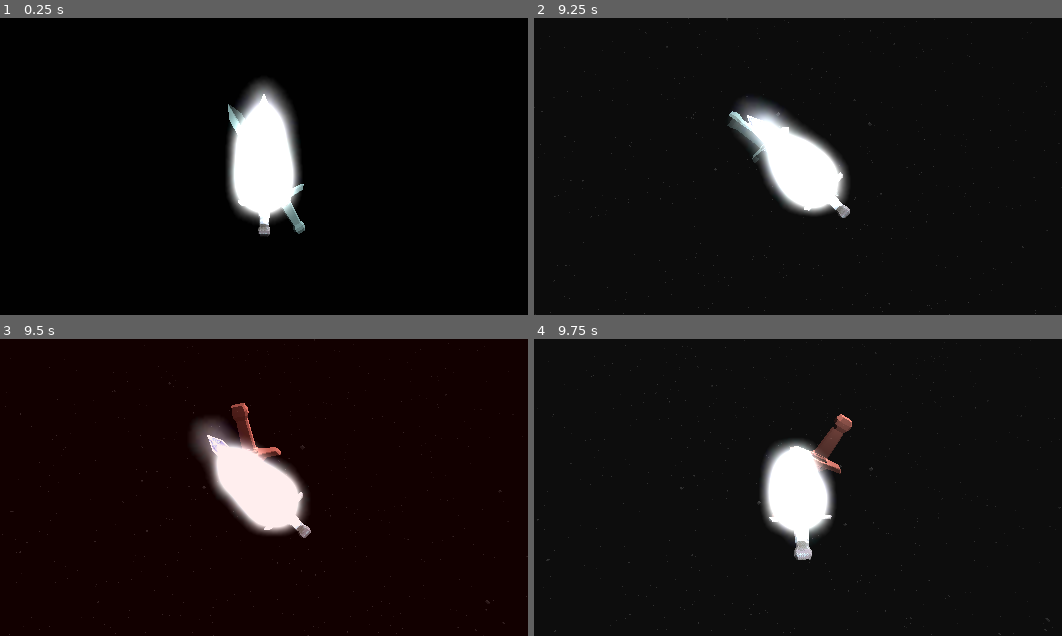
Above: before the commit, frames 1-4 (two rows, left to right).
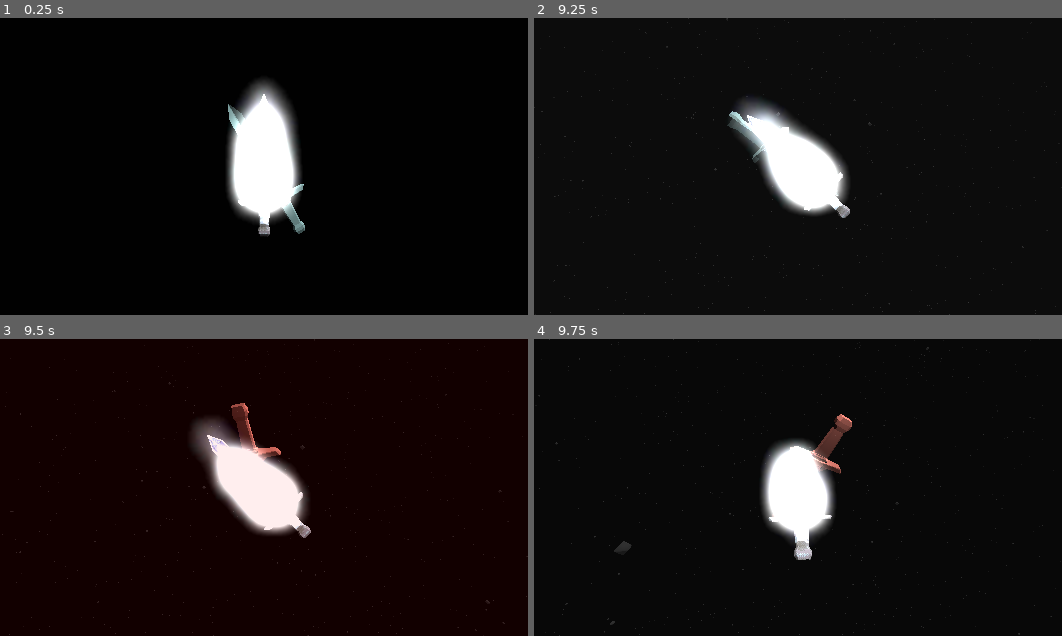
Above: after the commit, the same moments.

Repository: Lukko-Digital/Bladebearer
Game: Godot game, scene res://src/main.tscn
The game is run twice, just before and just after one commit, with the same random seed, the same clock (stepped at 60 frames per second) and the same inputs.
Inputs:
- Up to frame 1 (0.25 s): no input
- Up to frame 2 (9.25 s): hold Space (space) 0.53-1.28 s; hold W (forward) 0.53-2.03 s; tap Shift (shift) at 1.35, 5.85 s; tap Space (space) at 1.55, 2.85, 3.8, 4.35, 6.05, 7.35, 8.3, 8.85 s; hold Space (space) 2.03-2.78 s; hold A (left) 2.03-3.53 s; hold S (backward) 3.53-4.28 s; hold Shift (shift) 3.53-4.28 s; hold D (right) 4.28-5.03 s; hold W (forward) 5.03-5.78 s; hold Space (space) 5.03-5.78 s; hold D (right) 5.78-8.03 s; hold Space (space) 6.53-7.28 s; hold S (backward) 8.03-8.78 s; hold Shift (shift) 8.03-8.78 s; hold A (left) from 8.78 s (still down)
- Up to frame 3 (9.5 s): keep holding A (left)
- Up to frame 4 (9.75 s): release A (left) at 9.53 s; hold W (forward) from 9.53 s (still down); hold Space (space) from 9.53 s (still down)

Frames 1-3 are identical in both runs. In frame 4, 0.4% of the frame differs, in the area x 0-100%, y 0-100%.
Error before the commit: Assertion failed. (res://src/swing_arm.gd:53)

Commit message:
lock swing checks input, sword cant angle during swing

Diff:
--- a/src/sword.gd
+++ b/src/sword.gd
@@ -15,13 +15,15 @@
 
 signal sequence_finished
 
-var target_rotation = Vector3()
+var target_rotation: Vector3:
+	set(value):
+		if swinging:
+			return
+		target_rotation = value
+
 var previously_correct_rotation = false
 var blocking = false
-var correct_swing = false
-
-# func _ready() -> void:
-# 	target.move.call_deferred()
+var swinging = false
 
 
 func _process(_delta: float) -> void:
@@ -47,7 +49,7 @@
 	rotation_degrees = rotation_degrees.lerp(target_rotation, ROTATION_LERP_SPEED)
 
 
-## If sword is just placed into correct rotation, flash screen
+## Check if sword is just placed into correct rotation
 func handle_check_rotation():
 	if is_correct_rotation() and not previously_correct_rotation:
 		if blocking:
@@ -71,16 +73,16 @@
 	swing_arm.play_animation("windup")
 	await swing_arm.swing_animation_player.animation_finished
 
-	if correct_swing:
+	if swinging:
 		swing_arm.play_animation("swing")
 		await swing_arm.swing_animation_player.animation_finished
+		swinging = false
 		camera.shake(0.2, 15)
 		target.hit_effect.restart()
 	else:
-		swing_arm.play_animation("falter")
+		swing_arm.play_animation("falter_swing")
 		await swing_arm.swing_animation_player.animation_finished
 
-	correct_swing = false
 	detach_from_arm()
 	sequence_finished.emit()
 
@@ -106,8 +108,9 @@
 func lock_swing():
 	if swing_arm.swing_animation_player.current_animation != "windup":
 		return
+	# Check if inputs are correct
+	swinging = target_rotation == target.target_rot
 	# Skip windup animation
-	correct_swing = is_correct_rotation()
 	swing_arm.swing_animation_player.advance(INF)
 
 
